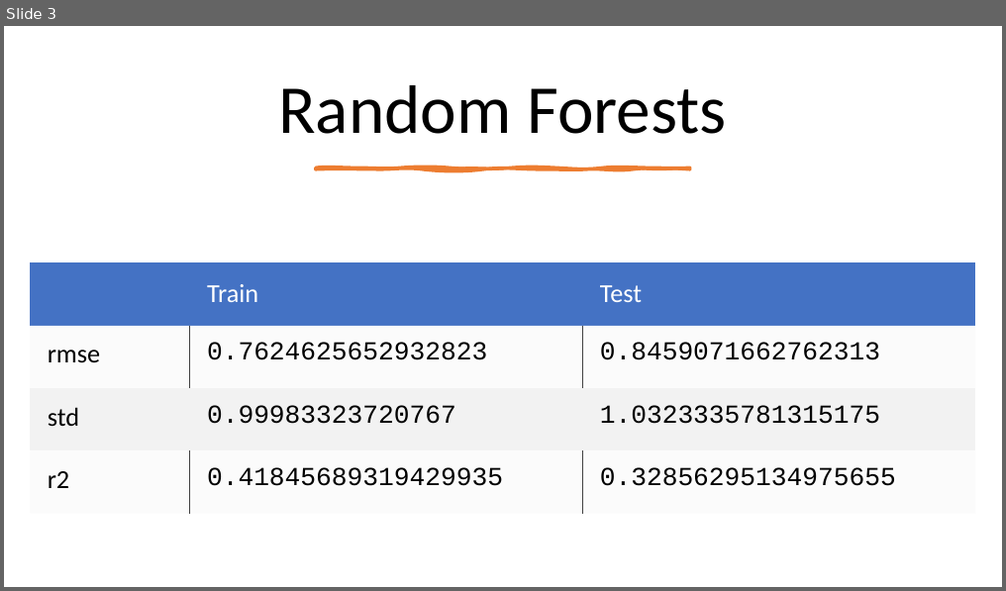
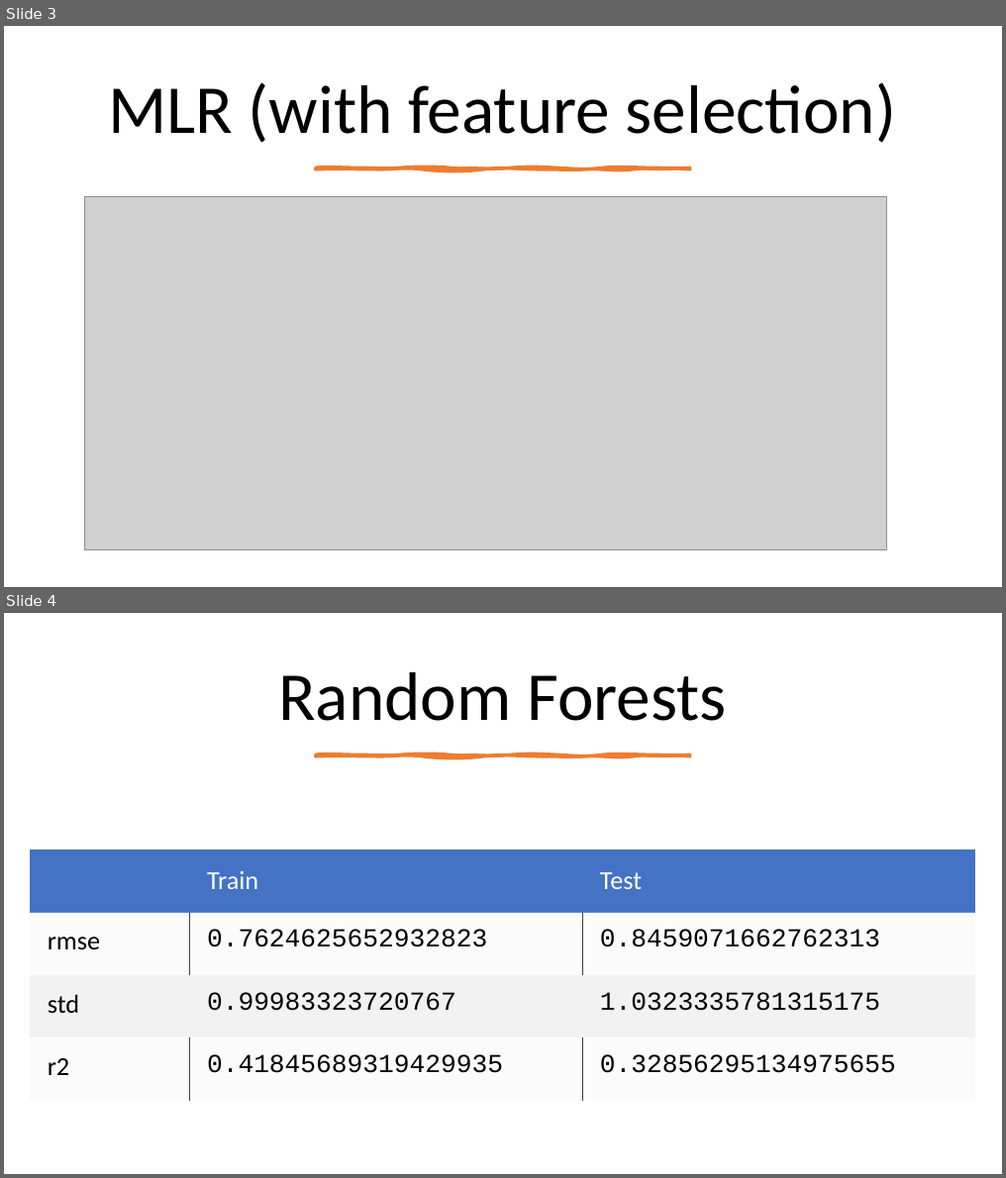
Before and after one commit to LiaCohn/clean-coasts, a slide deck: models/models.pptx. Shown one above the other, each under a label of ours: slide 3 before the commit, slides 3 and 4 after it. The pictures are 1006x591 and 1006x1178 pixels, drawn with LibreOffice and Linux fonts; fonts in the diff are those of the drawing; grey boxes stand for pictures. Boxes give left, top, right and bottom in pixels: in the first picture for what was removed or moved away, otherwise in the second. Text is boxed around its words. In the diff, an @@ line names an element or a change of style, - is before the commit and + after.

```diff
--- a/models/models.pptx
+++ b/models/models.pptx
@@ slide 3 added at box(4, 26, 1002, 587), background #FFFFFF @@
@@ title added at box(108, 82, 897, 143), 66 pt, text #000000 @@
+MLR (with feature selection)
@@ freeform shape added at box(316, 169, 690, 170), fill #ED7D31, outline #ED7D31 3.25 pt @@
@@ picture added at box(84, 196, 887, 550) @@
@@ what was slide 3 is now slide 4 @@
```
Also in this commit, not shown: 1 other slide added, 2 other files.
